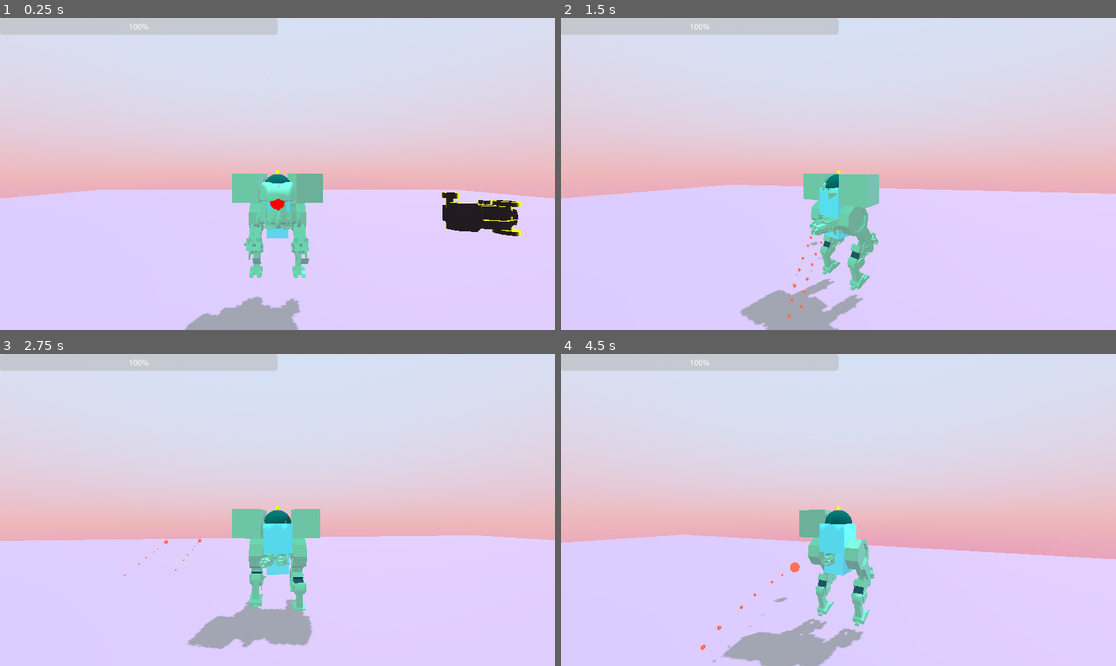
Above: before the commit, frames 1-4 (two rows, left to right).
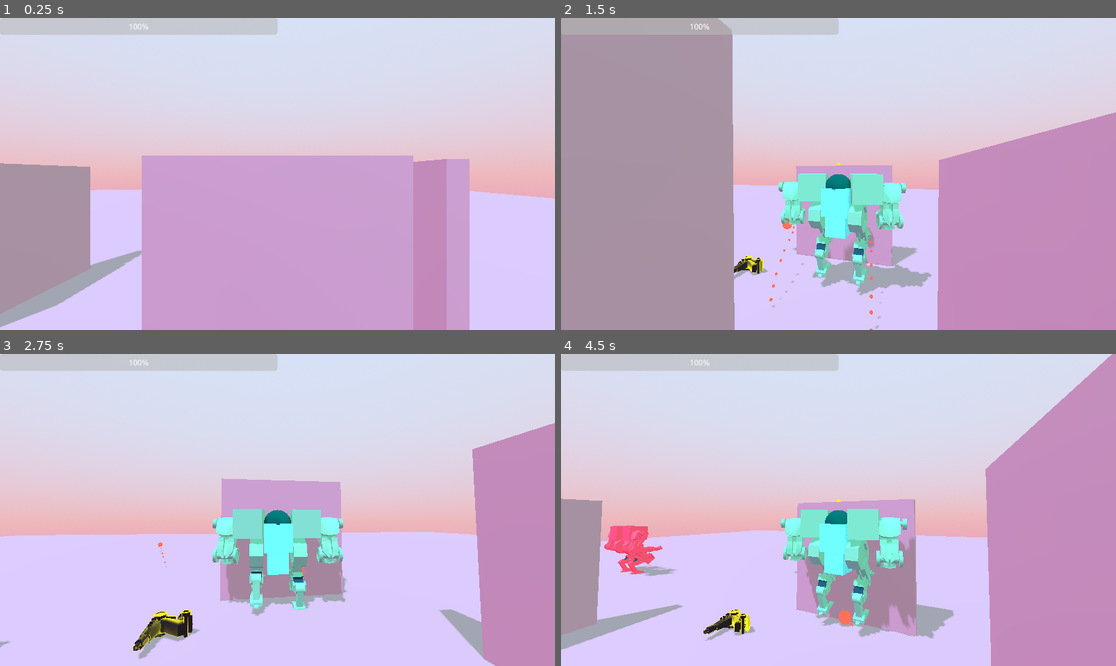
Above: after the commit, the same moments.

Repository: jalvarez2016/Bot-Heart-Prototype
Game: Godot game, scene res://PlayableScenes/PlayerPlayGround.tscn
Same seed, same stepped clock (60 frames per second), same inputs: the game is played once before the commit and once after it.
Inputs (mouse positions are in pixels of both pictures, inside the frame that each line leads up to):
- Up to frame 1 (0.25 s): no input
- Up to frame 2 (1.5 s): move the mouse to (866, 174) at 0.52 s; hold W (forward) from 0.53 s (still down); click (866, 174) at 0.6 s; tap Space (jump) at 0.77 s; move the mouse to (810, 174) at 1.27 s; tap E (equip) at 1.35 s
- Up to frame 3 (2.75 s): keep holding W (forward); tap Space (jump) at 1.52 s; move the mouse to (288, 503) at 2.02 s; hold Shift (sprint) from 2.03 s (still down)
- Up to frame 4 (4.5 s): keep holding W (forward); move the mouse to (832, 516) at 2.77 s; release Shift (sprint) at 2.78 s; tap Q (unequip) at 2.85 s; tap Space (jump) at 3.02, 3.77 s; move the mouse to (877, 513) at 3.52 s; click (877, 513) at 3.6 s; move the mouse to (794, 506) at 4.27 s; tap E (equip) at 4.35 s

The runs differ from the first frame. In frame 1, 42% of the frame differs, in the area x 0-94%, y 44-100%; in frame 2, 60%, in the area x 0-100%, y 0-100%; in frame 3, 23%; in frame 4, 36%.

Commit message:
fix arm rotation towards target

Diff:
--- a/PlayableScenes/PlayerPlayGround.tscn
+++ b/PlayableScenes/PlayerPlayGround.tscn
@@ -24,6 +24,15 @@
 
 [sub_resource type="ConcavePolygonShape3D" id="ConcavePolygonShape3D_edu2i"]
 data = PackedVector3Array(-100, 0.5, 100, 100, 0.5, 100, -100, -0.5, 100, 100, 0.5, 100, 100, -0.5, 100, -100, -0.5, 10 …(500 unchanged characters)…
+
+[sub_resource type="BoxMesh" id="BoxMesh_c213v"]
+size = Vector3(10, 10, 1)
+
+[sub_resource type="ConcavePolygonShape3D" id="ConcavePolygonShape3D_c213v"]
+data = PackedVector3Array(-5, 5, 0.5, 5, 5, 0.5, -5, -5, 0.5, 5, 5, 0.5, 5, -5, 0.5, -5, -5, 0.5, 5, 5, -0.5, -5, 5, -0.5, 5, -5, -0.5, -5, 5, -0.5, -5, -5, -0.5, 5, -5, -0.5, 5, 5, 0.5, 5, 5, -0.5, 5, -5, 0.5, 5, 5, -0.5, 5, -5, -0.5, 5, -5, 0.5, -5, 5, -0.5, -5, 5, 0.5, -5, -5, -0.5, -5, 5, 0.5, -5, -5, 0.5, -5, -5, -0.5, 5, 5, 0.5, -5, 5, 0.5, 5, 5, -0.5, -5, 5, 0.5, -5, 5, -0.5, 5, 5, -0.5, -5, -5, 0.5, 5, -5, 0.5, -5, -5, -0.5, 5, -5, 0.5, 5, -5, -0.5, -5, -5, -0.5)
+
+[sub_resource type="ConcavePolygonShape3D" id="ConcavePolygonShape3D_kcxul"]
+data = PackedVector3Array(-5, 5, 0.5, 5, 5, 0.5, -5, -5, 0.5, 5, 5, 0.5, 5, -5, 0.5, -5, -5, 0.5, 5, 5, -0.5, -5, 5, -0.5, 5, -5, -0.5, -5, 5, -0.5, -5, -5, -0.5, 5, -5, -0.5, 5, 5, 0.5, 5, 5, -0.5, 5, -5, 0.5, 5, 5, -0.5, 5, -5, -0.5, 5, -5, 0.5, -5, 5, -0.5, -5, 5, 0.5, -5, -5, -0.5, -5, 5, 0.5, -5, -5, 0.5, -5, -5, -0.5, 5, 5, 0.5, -5, 5, 0.5, 5, 5, -0.5, -5, 5, 0.5, -5, 5, -0.5, 5, 5, -0.5, -5, -5, 0.5, 5, -5, 0.5, -5, -5, -0.5, 5, -5, 0.5, 5, -5, -0.5, -5, -5, -0.5)
 
 [node name="World" type="Node3D"]
 
@@ -57,3 +66,29 @@
 
 [node name="Enemy" parent="." instance=ExtResource("2_c213v")]
 transform = Transform3D(1, 0, 0, 0, 1, 0, 0, 0, 1, 35.2203, 8.44805, 11.9167)
+
+[node name="MeshInstance3D2" type="MeshInstance3D" parent="."]
+transform = Transform3D(1, 0, 0, 0, 1, 0, 0, 0, 1, 0, 5, -7)
+mesh = SubResource("BoxMesh_c213v")
+
+[node name="MeshInstance3D3" type="MeshInstance3D" parent="."]
+transform = Transform3D(1, 0, 0, 0, 1, 0, 0, 0, 1, 0, 5, 13)
+mesh = SubResource("BoxMesh_c213v")
+
+[node name="StaticBody3D" type="StaticBody3D" parent="MeshInstance3D3"]
+
+[node name="CollisionShape3D" type="CollisionShape3D" parent="MeshInstance3D3/StaticBody3D"]
+shape = SubResource("ConcavePolygonShape3D_c213v")
+
+[node name="MeshInstance3D4" type="MeshInstance3D" parent="."]
+transform = Transform3D(-4.37114e-08, 0, -1, 0, 1, 0, 1, 0, -4.37114e-08, -8, 5, -1)
+mesh = SubResource("BoxMesh_c213v")
+
+[node name="StaticBody3D" type="StaticBody3D" parent="MeshInstance3D4"]
+
+[node name="CollisionShape3D" type="CollisionShape3D" parent="MeshInstance3D4/StaticBody3D"]
+shape = SubResource("ConcavePolygonShape3D_kcxul")
+
+[node name="MeshInstance3D5" type="MeshInstance3D" parent="."]
+transform = Transform3D(-4.37114e-08, 0, -1, 0, 1, 0, 1, 0, -4.37114e-08, 18, 5, -1)
+mesh = SubResource("BoxMesh_c213v")
--- a/Player/BaseParts/Attachments/gun.gd
+++ b/Player/BaseParts/Attachments/gun.gd
@@ -25,8 +25,9 @@
 		bullet.global_position = bulletSpawnPoint.global_position
 #		TODO: change to be entity controllers
 		#var generalMesh = get_tree().root.get_child(0).get_node("Player").get_node("CharacterBody3D").mesh
-		var generalMesh =  mainNode
-		bullet.rotation.y =  - generalMesh.rotation.y
+		var generalMesh : Node3D =  mainNode
+		print(generalMesh.rotation, generalMesh.global_rotation)
+		bullet.rotation.y =  - generalMesh.global_rotation.y
 
 		bullet.fire()
 		shooting = true
--- a/Player/Entity/Player.tscn
+++ b/Player/Entity/Player.tscn
@@ -125,6 +125,7 @@
 transform = Transform3D(1, 0, 0, 0, 1, 0, 0, 0, 1, 0, 2, 0)
 
 [node name="SpringArm3D" type="SpringArm3D" parent="CharacterBody3D/Head"]
+transform = Transform3D(-1, 0, -8.74228e-08, 0, 1, 0, 8.74228e-08, 0, -1, 0, 0, 0)
 spring_length = 15.0
 margin = 0.725
 script = ExtResource("1_f71a7")
@@ -140,7 +141,7 @@
 surface_material_override/0 = SubResource("ShaderMaterial_hdlnp")
 
 [node name="Node3D" type="Node3D" parent="CharacterBody3D/Head/SpringArm3D/Camera3D"]
-transform = Transform3D(1, 0, 0, 0, 1, 0, 0, 0, 1, 0, 0.5, -6)
+transform = Transform3D(1, 0, 0, 0, 1, 0, 0, 0, 1, 0, 2.5, -6)
 
 [node name="RayCast3D" type="RayCast3D" parent="CharacterBody3D/Head/SpringArm3D/Camera3D/Node3D" node_paths=PackedStringArray("target", "resetPosition")]
 target_position = Vector3(0, 0, -50)
--- a/Player/Entity/arm_controller.gd
+++ b/Player/Entity/arm_controller.gd
@@ -35,13 +35,16 @@
 	var weaponTargetPosition: Vector2 = Vector2(weaponTarget.global_position.x, weaponTarget.global_position.z )
 	if leftArm:
 		var currentPos : Vector2 = Vector2(leftArm.global_position.x, leftArm.global_position.z)
-		var direction = - (currentPos - weaponTargetPosition)
-		var armAngle = lerp_angle(leftArm.rotation.y, atan2(direction.x, direction.y) , delta * 10)
+		#currentPos = currentPos.rotated(mesh.rotation.y)
+		var direction : Vector2 = - (currentPos - weaponTargetPosition).normalized()
+		direction = direction.rotated(mesh.rotation.y)
+		var armAngle : float = lerp_angle(leftArm.rotation.y, atan2(direction.x, direction.y) , delta * 10)
 		leftArm.rotate_arm(armAngle)
 	if rightArm:
 		var currentPos : Vector2 = Vector2(rightArm.global_position.x, rightArm.global_position.z)
-		var direction = - (currentPos - weaponTargetPosition)
-		var armAngle = lerp_angle(rightArm.rotation.y, atan2(direction.x, direction.y) , delta * 10)
+		var direction : Vector2 = - (currentPos - weaponTargetPosition).normalized()
+		direction = direction.rotated(mesh.rotation.y)
+		var armAngle: float = lerp_angle((rightArm.rotation.y), atan2(direction.x, direction.y) , delta * 10)
 		rightArm.rotate_arm(armAngle)
 
 #	Equip/Remove Logic
--- a/Player/Entity/playerController.gd
+++ b/Player/Entity/playerController.gd
@@ -44,7 +44,7 @@
 		velocity.y = jump_force
 
 	var input_dir = Input.get_vector("left", "right", "forward", "back")
-	var move_direction := (transform.basis * Vector3(input_dir.x, 0, input_dir.y)).normalized()
+	var move_direction : Vector3 = (transform.basis * Vector3(input_dir.x, 0, input_dir.y)).normalized()
 	move_direction = move_direction.rotated(Vector3.UP, spring_arm.rotation.y).normalized()
 
 
Not shown: 1 places in PlayableScenes/PlayerPlayGround.tscn that only renumber resources
